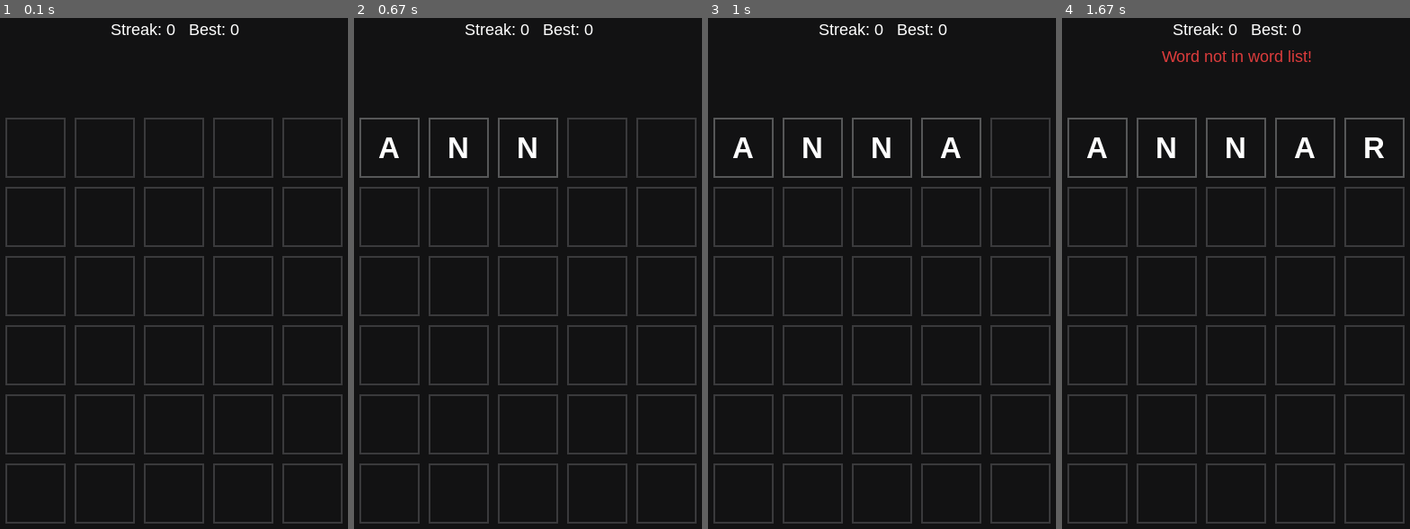
Above: before the commit, frames 1-4 (left to right).
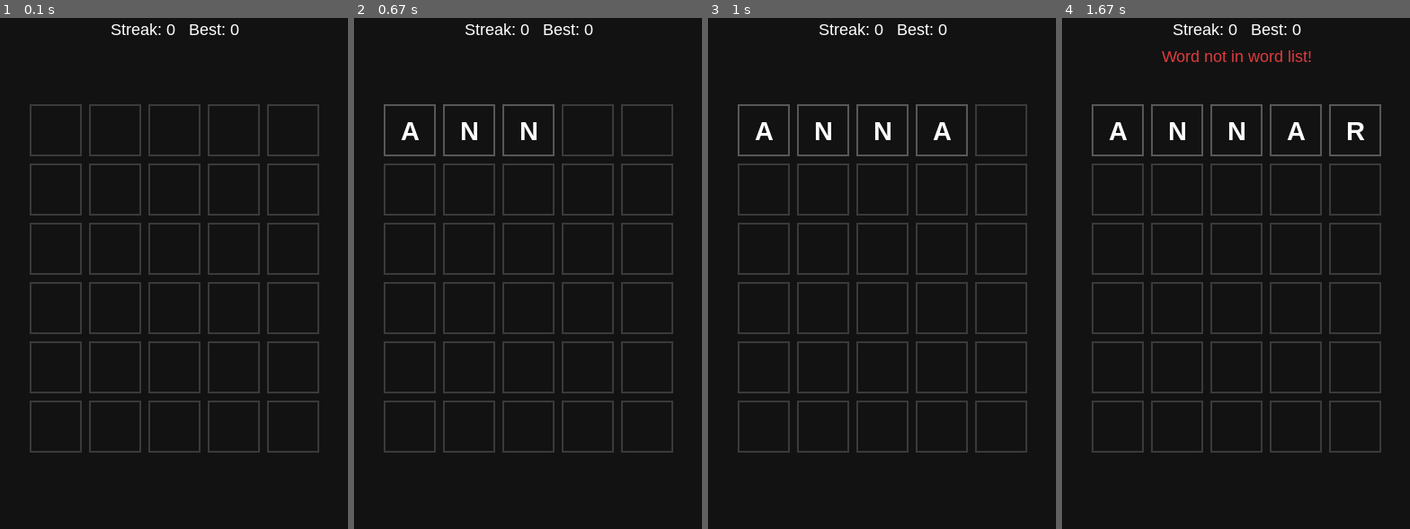
Above: after the commit, the same moments.

Repository: SAMONEWESTER/wordle-codam
Game: pygame game, started from wordle/__main__.py
Two runs of this game, one before a commit and one after it. Both use one fixed random seed, a clock stepped at 60 frames per second and the inputs below.
Inputs:
- Up to frame 1 (0.1 s): no input
- Up to frame 2 (0.67 s): type "ann" at 0.33 s
- Up to frame 3 (1 s): tap Enter at 0.67 s; type "a" at 0.88 s
- Up to frame 4 (1.67 s): tap Enter at 1.02, 1.57 s; type "r" at 1.43 s

The runs differ from the first frame. In frame 1, 13% of the frame differs, in the area x 1-99%, y 16-99%; in frame 2, 13%; in frame 3, 14%; in frame 4, 14%.

Commit message:
fixed starting screen size to include the quit and retry buttons

Diff:
--- a/wordle/__main__.py
+++ b/wordle/__main__.py
@@ -20,6 +20,9 @@
 BUTTON_SIZE = (120, 44)
 BUTTON_GAP = 20
 BUTTON_TOP_GAP = 30
+BUTTON_BOTTOM_PADDING = 20
+BOTTOM_MARGIN = BUTTON_TOP_GAP + BUTTON_SIZE[1] + BUTTON_BOTTOM_PADDING
+SIDE_PADDING = 10
 
 WORD_LIST_PATH = "words.txt"
 HIGH_SCORE_PATH = "highscore.json"
@@ -65,6 +68,7 @@
     button_width, button_height = BUTTON_SIZE
     total_width = button_width * 2 + BUTTON_GAP
     left = (width - total_width) // 2
+    left = max(SIDE_PADDING, min(left, width - total_width - SIDE_PADDING))
     top = board_bottom + BUTTON_TOP_GAP
 
     retry_rect = pygame.Rect(left, top, button_width, button_height)
@@ -109,7 +113,7 @@
     board = Board()
 
     window_size = INITIAL_WINDOW_SIZE
-    board.layout(window_size, TOP_MARGIN)
+    board.layout(window_size, TOP_MARGIN, BOTTOM_MARGIN)
     retry_button, quit_button = build_buttons(window_size, board.bottom)
 
     letter_font_size = board.square_size
@@ -125,7 +129,7 @@
                 screen = pygame.display.set_mode(
                     window_size, pygame.RESIZABLE
                 )
-                board.layout(window_size, TOP_MARGIN)
+                board.layout(window_size, TOP_MARGIN, BOTTOM_MARGIN)
                 retry_button, quit_button = build_buttons(
                     window_size, board.bottom
                 )
--- a/wordle/visuals/board.py
+++ b/wordle/visuals/board.py
@@ -74,10 +74,20 @@
         ]
         self.square_size: int = MIN_SQUARE_SIZE
 
-    def layout(self, window_size: tuple[int, int], top_margin: int) -> None:
-        """Recompute every square's rect to fit the current window."""
+    def layout(
+        self,
+        window_size: tuple[int, int],
+        top_margin: int,
+        bottom_margin: int = 0,
+    ) -> None:
+        """Recompute every square's rect to fit the current window.
+
+        top_margin and bottom_margin reserve space above and below
+        the grid (for header text and the Retry/Quit buttons) so the
+        grid itself never grows into that space.
+        """
         width, height = window_size
-        available_height = max(height - top_margin, 1)
+        available_height = max(height - top_margin - bottom_margin, 1)
 
         size_for_width = self._fit(width * WIDTH_USE_RATIO, WORD_LENGTH)
         size_for_height = self._fit(
